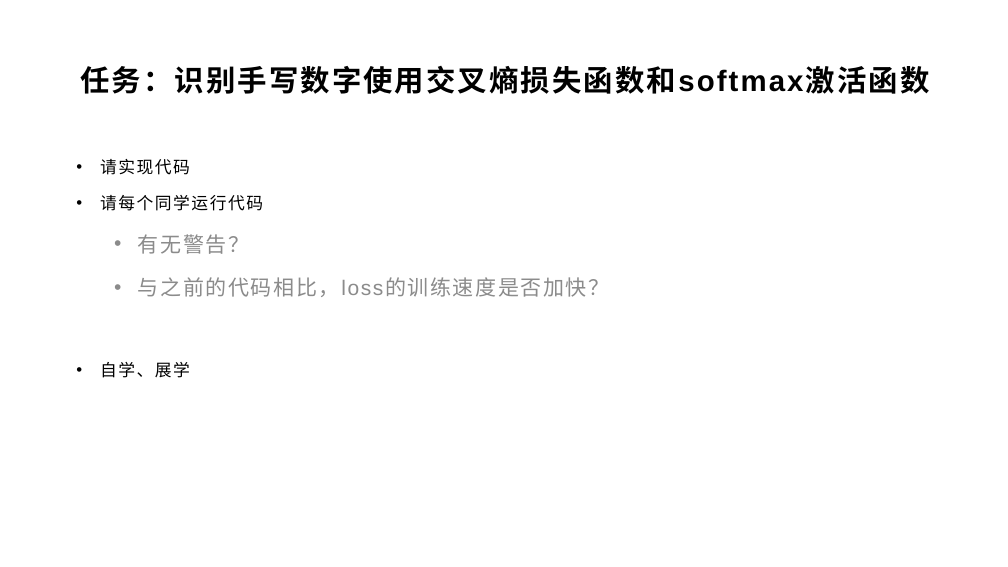
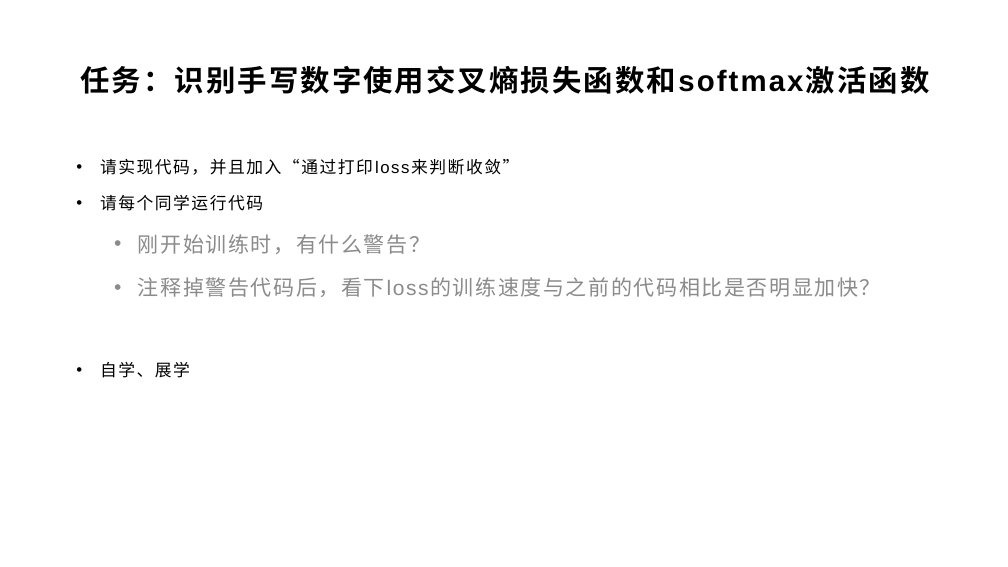
Before and after one commit to yyc-git/DeepLearningEdu, a slide deck: slide 23 of lessons/6_softmax/ppt/使用交叉熵损失函数和Softmax激活函数.pptx (slide 25 before the commit). Drawn at 1008x567 pixels with LibreOffice and Linux fonts; fonts in the diff are those of the drawing; background and template pictures are left out. Boxes give left, top, right and bottom in pixels: in the first picture for what was removed or moved away, otherwise in the second. Text is boxed around its words. In the diff, an @@ line names an element or a change of style, - is before the commit and + after.

```diff
--- a/lessons/6_softmax/ppt/使用交叉熵损失函数和Softmax激活函数.pptx
+++ b/lessons/6_softmax/ppt/使用交叉熵损失函数和Softmax激活函数.pptx
@@ text at [100,159,519,175]: text changed @@
-• 请实现代码
+• 请实现代码，并且加入“通过打印loss来判断收敛”
@@ text at [138,234,881,297]: text changed @@
-  • 有无警告？
-  • 与之前的代码相比，loss的训练速度是否加快？
+  • 刚开始训练时，有什么警告？
+  • 注释掉警告代码后，看下loss的训练速度与之前的代码相比是否明显加快？
```
Also in this commit, not shown: 4 other slides changed, 2 slides removed, 3 other files.
